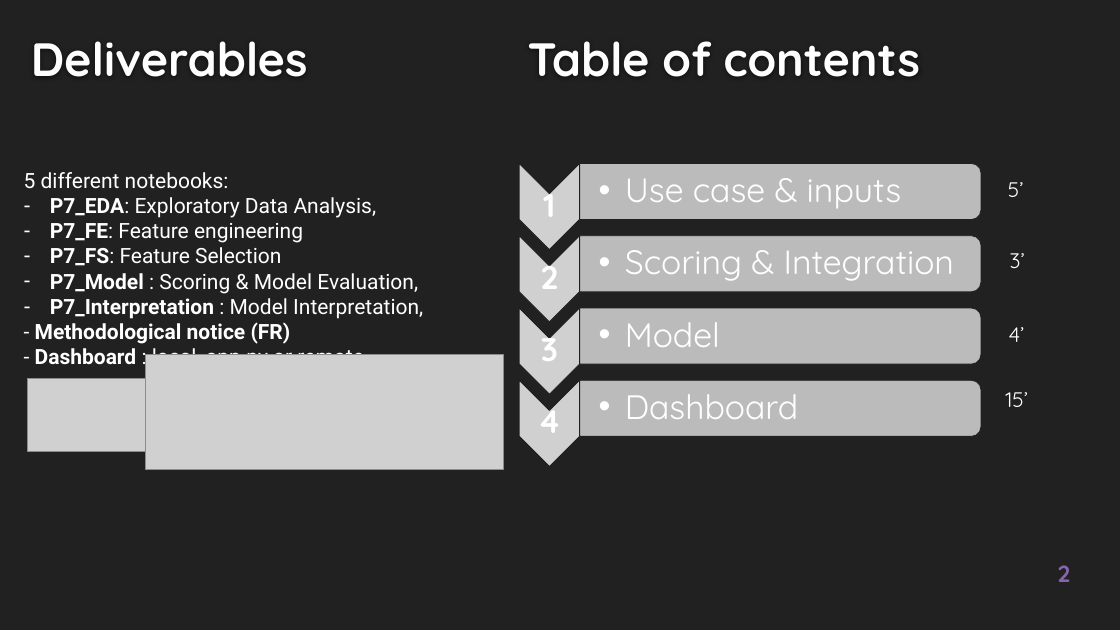
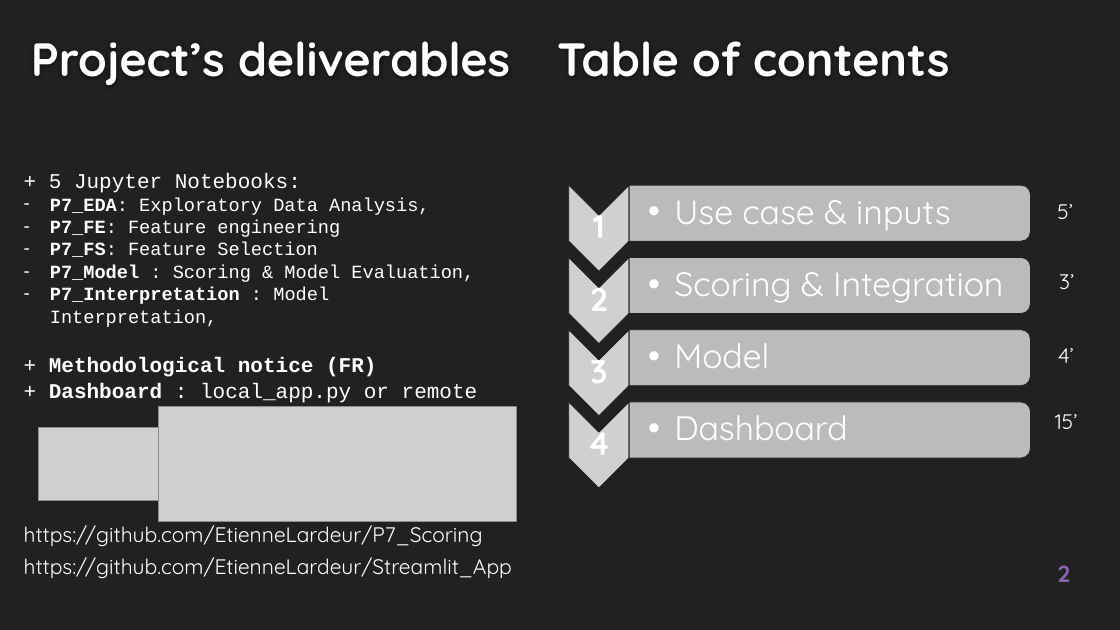
Before and after one commit to EtienneLardeur/P7_Scoring, a slide deck: slide 2 of P7_Support.pptx. Drawn at 1120x630 pixels with LibreOffice and Linux fonts; fonts in the diff are those of the drawing; grey boxes stand for pictures; background and template pictures are left out. Boxes give left, top, right and bottom in pixels: in the first picture for what was removed or moved away, otherwise in the second. Text is boxed around its words. In the diff, an @@ line names an element or a change of style, - is before the commit and + after.

```diff
--- a/P7_Support.pptx
+++ b/P7_Support.pptx
@@ title "Table of contents": place and size @@
-title "Table of contents" at bbox=[528, 41, 920, 77]
+title "Table of contents" at bbox=[557, 41, 949, 77]
@@ text at bbox=[31, 41, 510, 85]: text changed @@
-Deliverables
+Project’s deliverables
@@ text at bbox=[49, 173, 301, 193]: text changed; font Roboto to Courier New @@
-5 different notebooks:
++ 5 Jupyter Notebooks:
@@ text at bbox=[50, 198, 474, 327]: size 18 to 16 pt, font Roboto to Courier New in "P7_EDA: Exploratory Data Analysis,", "P7_FE: Feature engineering", "P7_FS: Feature Selection", "P7_Model : Scoring & Model Evaluation," and 1 more places @@
@@ text at bbox=[49, 357, 478, 403]: text changed; font Roboto to Courier New @@
-- Methodological notice (FR)
-- Dashboard : local_app.py or remote
++ Methodological notice (FR)
++ Dashboard : local_app.py or remote
@@ group removed at bbox=[520, 163, 580, 467]: 4 pictures @@
@@ picture: place and size @@
-picture at bbox=[146, 355, 503, 471]
+picture at bbox=[159, 407, 516, 523]
@@ group added at bbox=[569, 185, 630, 489]: 4 pictures @@
@@ 12 texts, 4 round same rects: place and size @@
-12 texts, 4 round same rects at bbox=[538, 163, 1028, 436]
+12 texts, 4 round same rects at bbox=[587, 185, 1078, 458]
@@ picture: place and size @@
-picture at bbox=[28, 379, 174, 452]
+picture at bbox=[39, 428, 185, 501]
@@ text added at bbox=[24, 521, 483, 546], 18 pt, text #FFFFFF @@
+https://github.com/EtienneLardeur/P7_Scoring
@@ text added at bbox=[24, 557, 512, 578], 18 pt, text #FFFFFF @@
+https://github.com/EtienneLardeur/Streamlit_App
```
Also in this commit, not shown: 6 other slides changed, 1 slide added, 1 slide removed, 2 other files.
